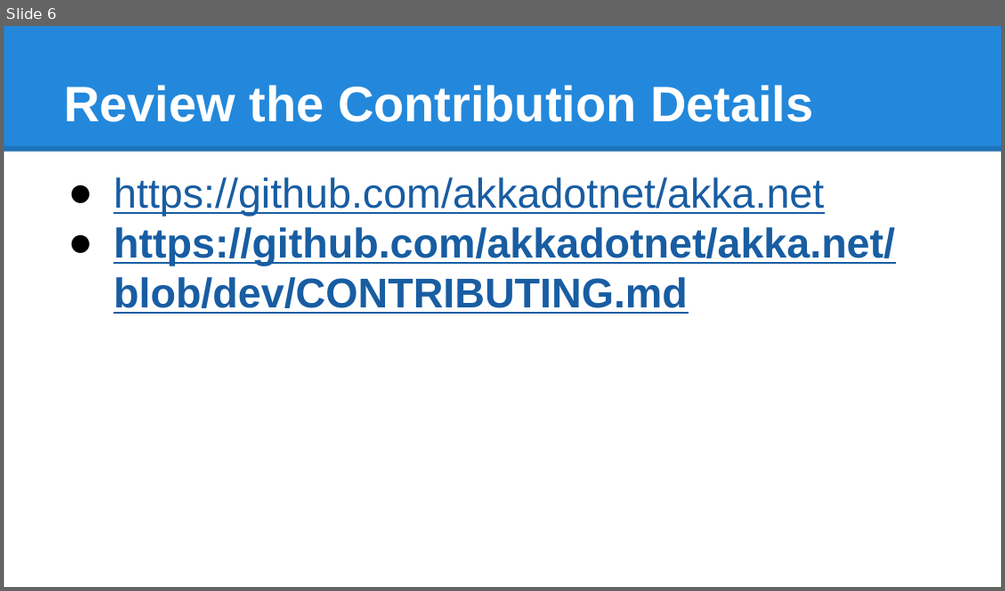
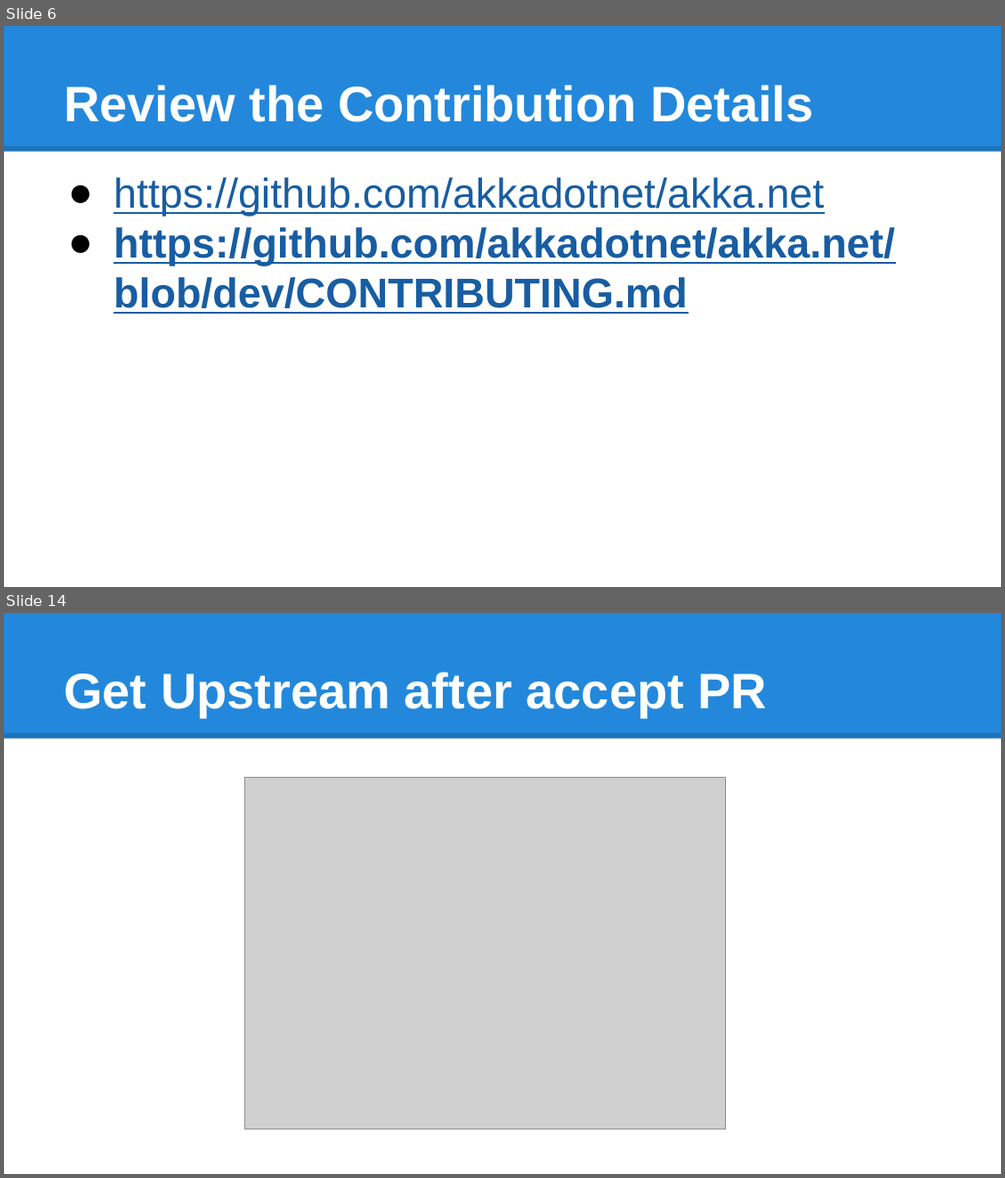
Before and after one commit to jcwrequests/akka-screencasts, a slide deck: Pull Request 101/Pull Request 101.pptx. Shown one above the other, each under a label of ours: slide 6 before the commit, slides 6 and 14 after it; the slides between them are not shown. The pictures are 1005x591 and 1005x1178 pixels, drawn with LibreOffice and Linux fonts; fonts in the diff are those of the drawing; grey boxes stand for pictures. Boxes give left, top, right and bottom in pixels: in the first picture for what was removed or moved away, otherwise in the second. Text is boxed around its words. In the diff, an @@ line names an element or a change of style, - is before the commit and + after.

```diff
--- a/Pull Request 101/Pull Request 101.pptx
+++ b/Pull Request 101/Pull Request 101.pptx
@@ slide 14 added at [4, 613, 1001, 1174], background #FFFFFF; not listed: 2 template elements that a slide beside it also shows @@
@@ title added at [64, 672, 767, 717], 36 pt, text #FFFFFF, bold @@
+Get Upstream after accept PR
@@ picture added at [244, 778, 725, 1129] @@
```
Also in this commit, not shown: 7 other slides added, 1 slide removed.
